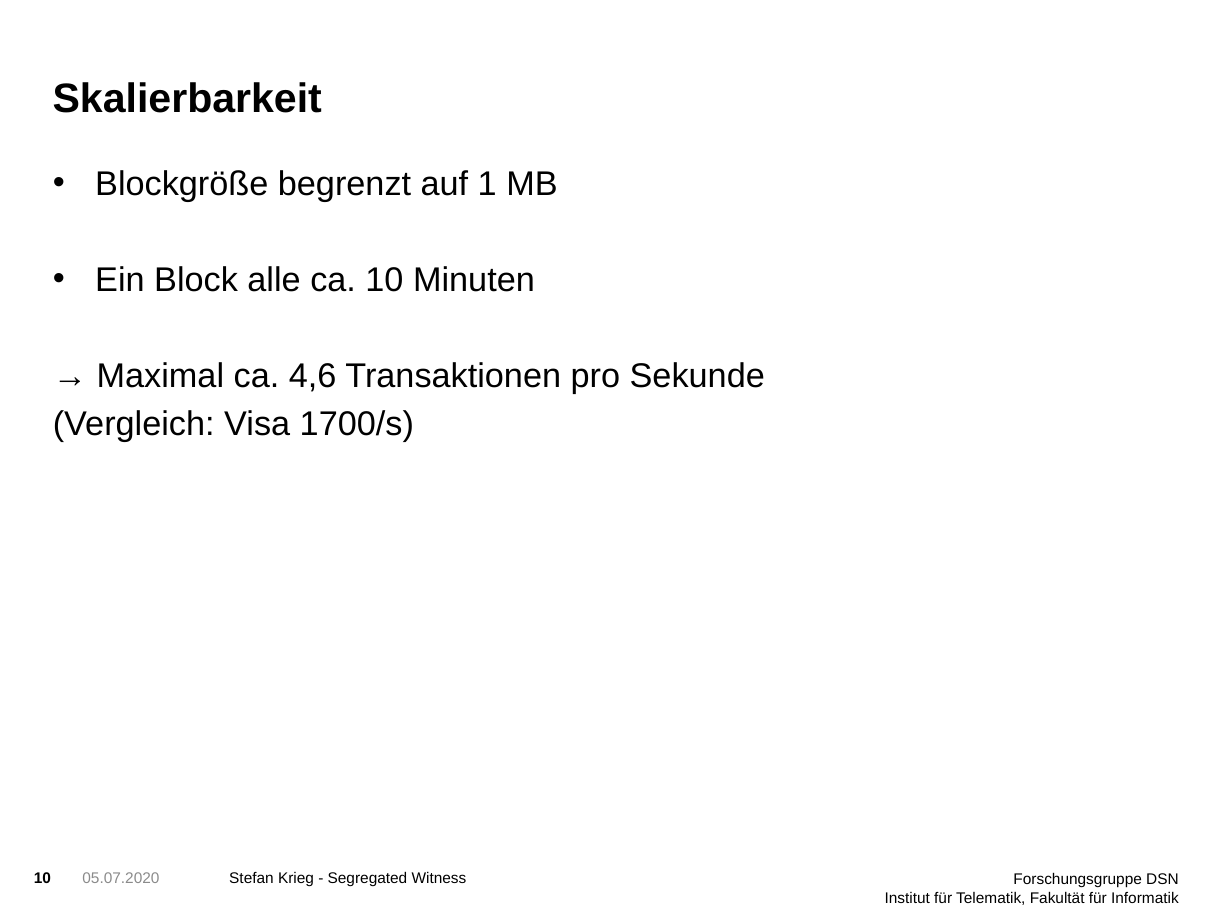
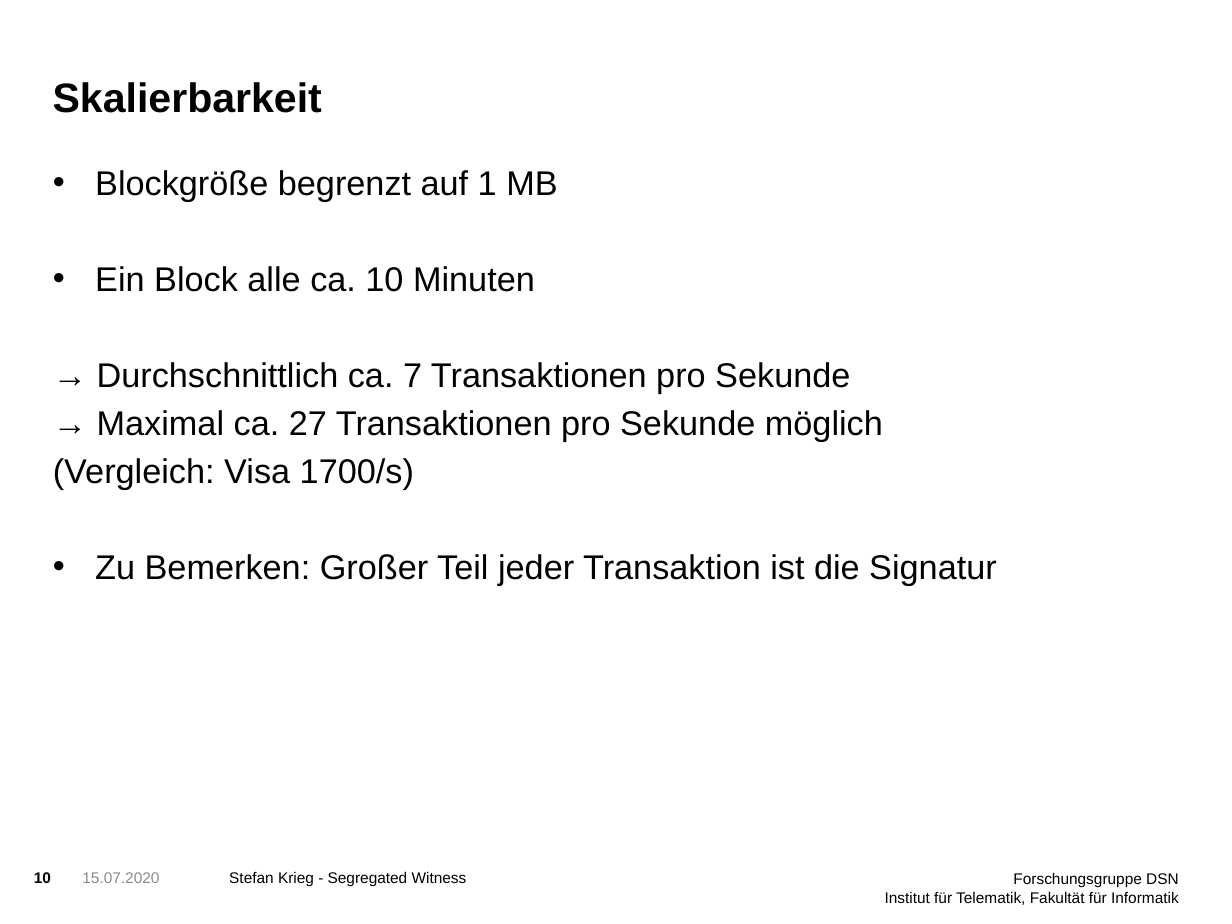
Before and after one commit to StefanDerEchte/SegWit-Proseminar, a slide deck: slide 10 of SegWit Präsentation.pptx. Drawn at 1232x924 pixels with LibreOffice and Linux fonts; fonts in the diff are those of the drawing; background and template pictures are left out. Boxes give left, top, right and bottom in pixels: in the first picture for what was removed or moved away, otherwise in the second. Text is boxed around its words. In the diff, an @@ line names an element or a change of style, - is before the commit and + after.

```diff
--- a/SegWit Präsentation.pptx
+++ b/SegWit Präsentation.pptx
@@ text at (x1=97, y1=362, x2=883, y2=441): text changed @@
-→ Maximal ca. 4,6 Transaktionen pro Sekunde
+→ Durchschnittlich ca. 7 Transaktionen pro Sekunde
+→ Maximal ca. 27 Transaktionen pro Sekunde möglich
@@ text at (x1=95, y1=554, x2=997, y2=585): paragraph added @@
+• Zu Bemerken: Großer Teil jeder Transaktion ist die Signatur
@@ text at (x1=82, y1=872, x2=159, y2=883): text changed @@
-05.07.2020
+15.07.2020
```
Also in this commit, not shown: 16 other slides changed, 1 slide added, 4 other files.
